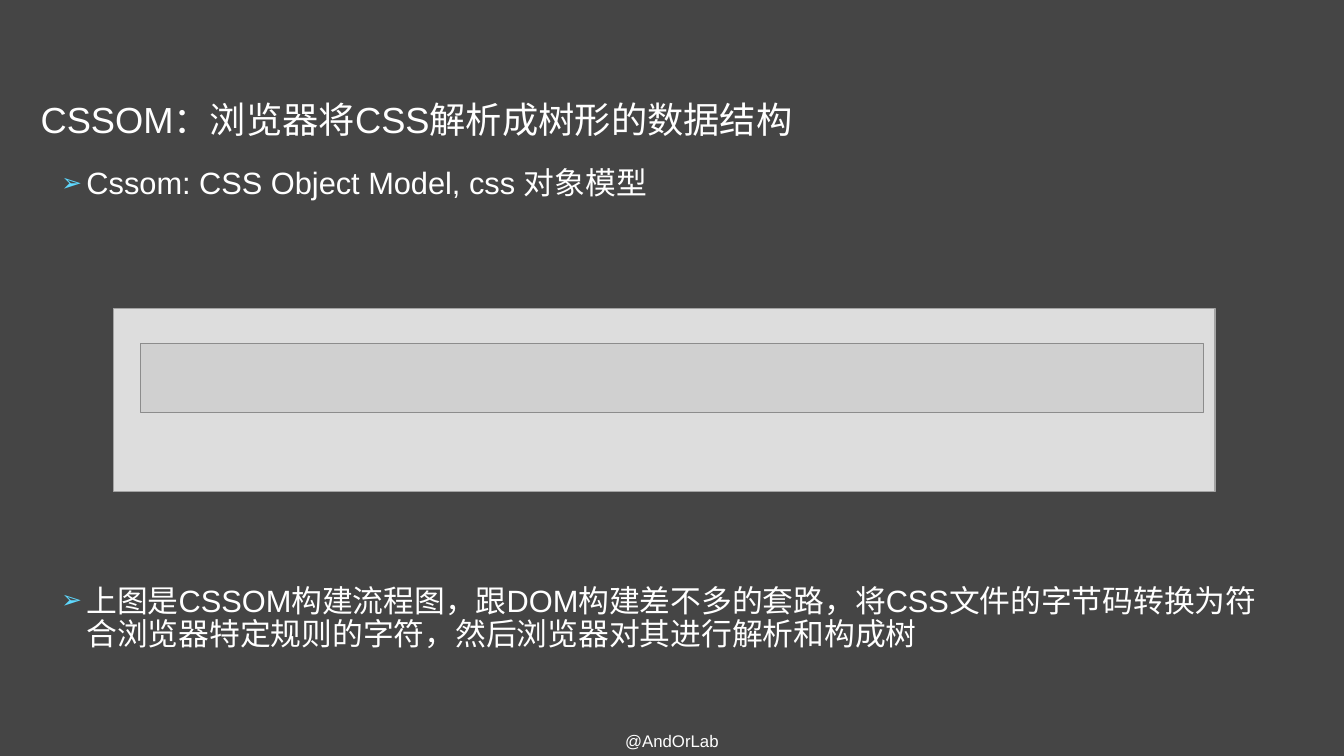
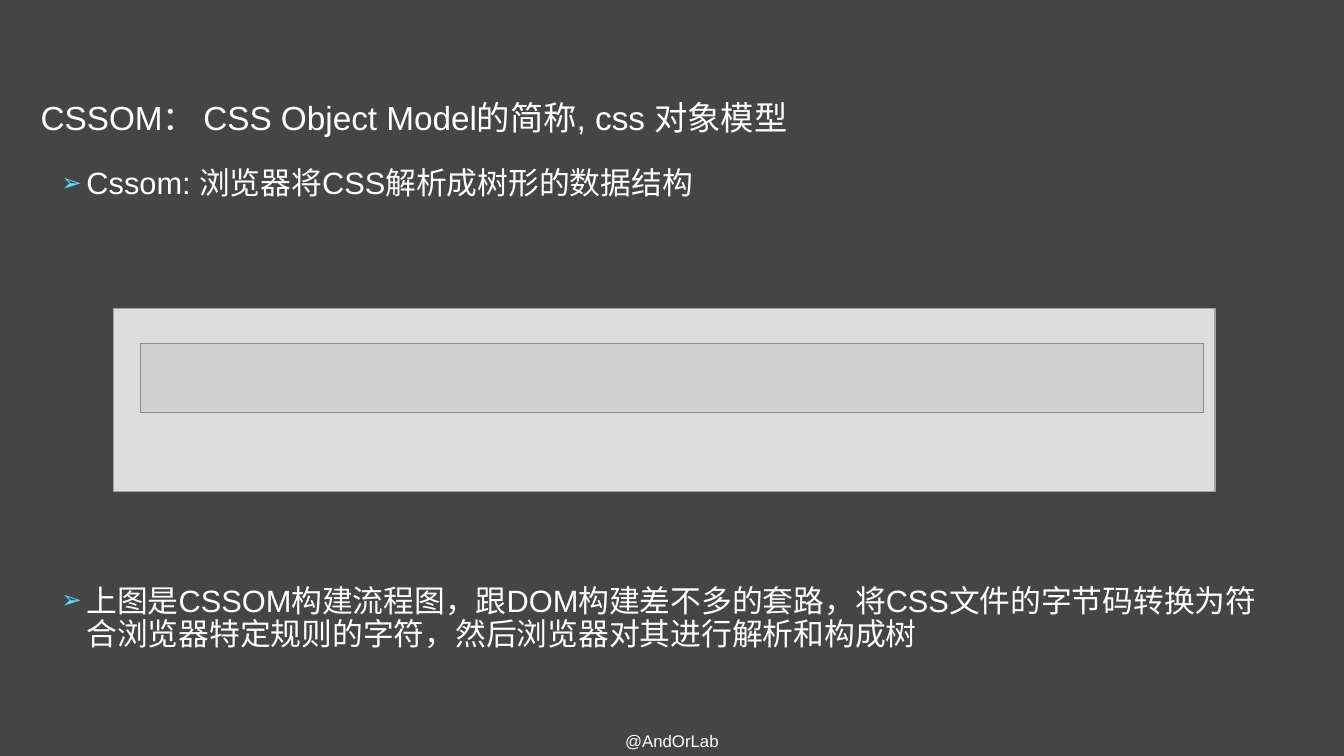
Before and after one commit to AndorLab/TodoList, a slide deck: slide 6 of contents/2018-10-31-王志强/性能优化之页面渲染.pptx. Drawn at 1344x756 pixels with LibreOffice and Linux fonts; fonts in the diff are those of the drawing; grey boxes stand for pictures. Boxes give left, top, right and bottom in pixels: in the first picture for what was removed or moved away, otherwise in the second. Text is boxed around its words. In the diff, an @@ line names an element or a change of style, - is before the commit and + after.

```diff
--- a/contents/2018-10-31-王志强/性能优化之页面渲染.pptx
+++ b/contents/2018-10-31-王志强/性能优化之页面渲染.pptx
@@ text at <box>41,102,787,137</box>: text changed; size 25.9 to 23.8 pt @@
-CSSOM：浏览器将CSS解析成树形的数据结构
+CSSOM： CSS Object Model的简称, css 对象模型
@@ text at <box>86,168,693,197</box>: text changed @@
-➢ Cssom: CSS Object Model, css 对象模型
+➢ Cssom: 浏览器将CSS解析成树形的数据结构
```
Also in this commit, not shown: 6 other slides changed.
